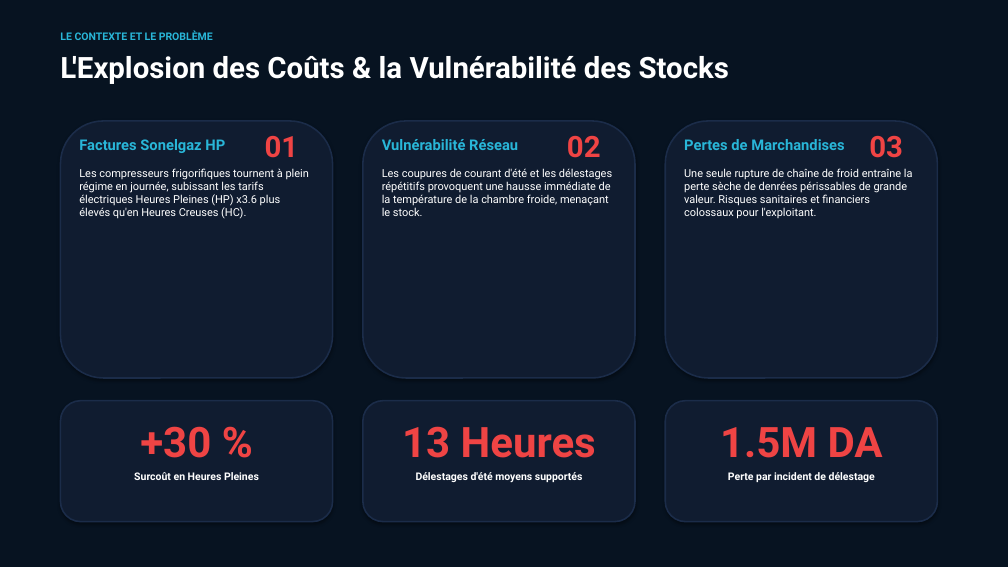
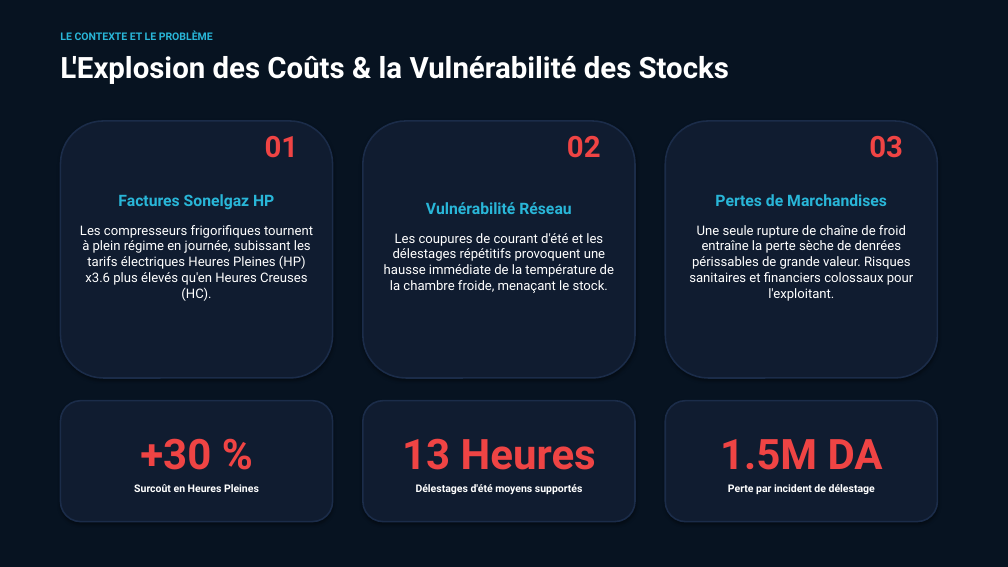
Before and after one commit to Islem-dev31/mcp-tes-simulator, a slide deck: slide 2 of kryodrop_pitch_deck.pptx. Drawn at 1008x567 pixels with LibreOffice and Linux fonts; fonts in the diff are those of the drawing. Boxes give left, top, right and bottom in pixels: in the first picture for what was removed or moved away, otherwise in the second. Text is boxed around its words. In the diff, an @@ line names an element or a change of style, - is before the commit and + after.

Commit message:
style(pitch): rebrand to KryoDrop, add student authors, increase text size, and center alignment

```diff
--- a/kryodrop_pitch_deck.pptx
+++ b/kryodrop_pitch_deck.pptx
@@ text "Factures Sonelgaz HP" at <box>80,194,313,301</box>: size 14 to 15 pt in "Factures Sonelgaz HP"; size 10.5 to 12.5 pt in "Les compresseurs frigorifiques tournent à plein régime ..."; alignment left to centre; less space between paragraphs; vertical alignment top to middle @@
@@ text "Vulnérabilité Réseau" at <box>384,202,614,293</box>: size 14 to 15 pt in "Vulnérabilité Réseau"; size 10.5 to 12.5 pt in "Les coupures de courant d'été et les ..."; alignment left to centre; less space between paragraphs; vertical alignment top to middle @@
@@ text "Pertes de Marchandises" at <box>689,194,913,301</box>: size 14 to 15 pt in "Pertes de Marchandises"; size 10.5 to 12.5 pt in "Une seule rupture de chaîne de froid ..."; alignment left to centre; less space between paragraphs; vertical alignment top to middle @@
@@ vertical alignment top to middle in 3 elements at <box>134,438,259,492</box>, <box>402,438,596,494</box>, <box>720,439,883,494</box> @@
```
Also in this commit, not shown: 7 other slides changed, 1 other file.
